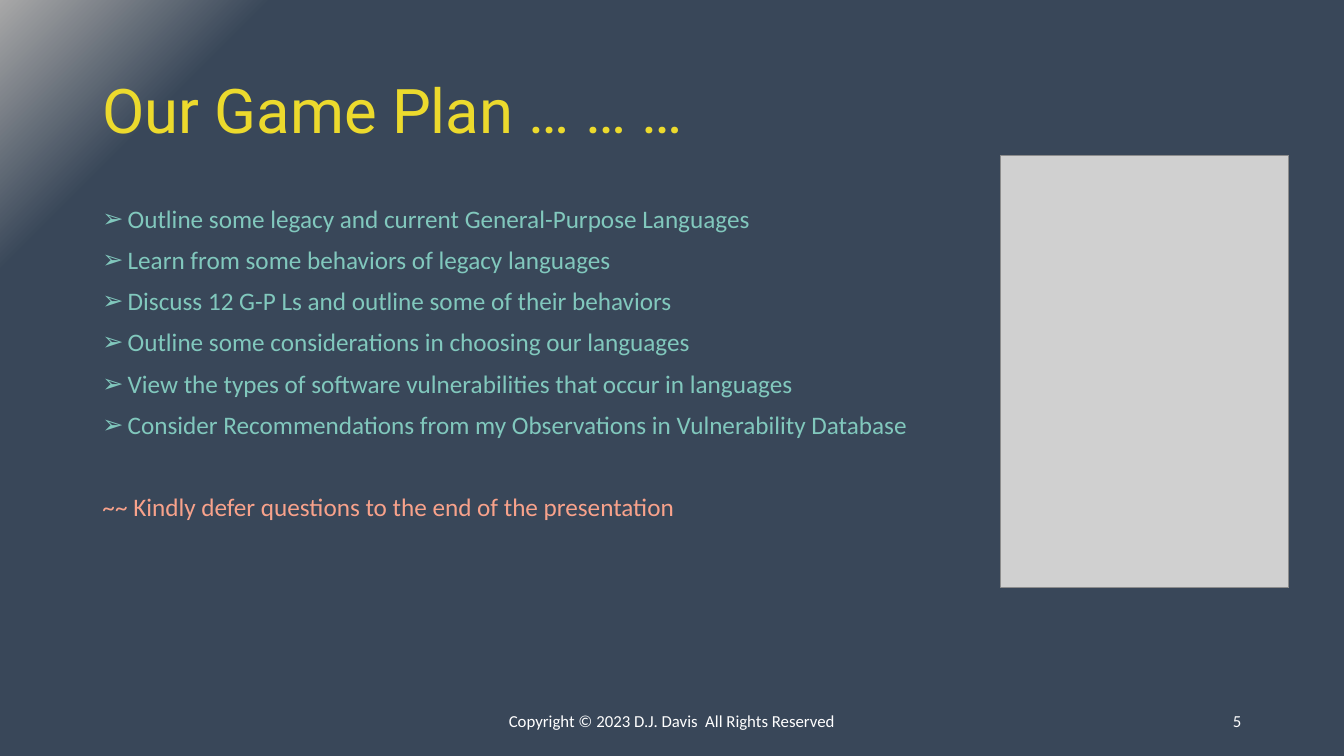
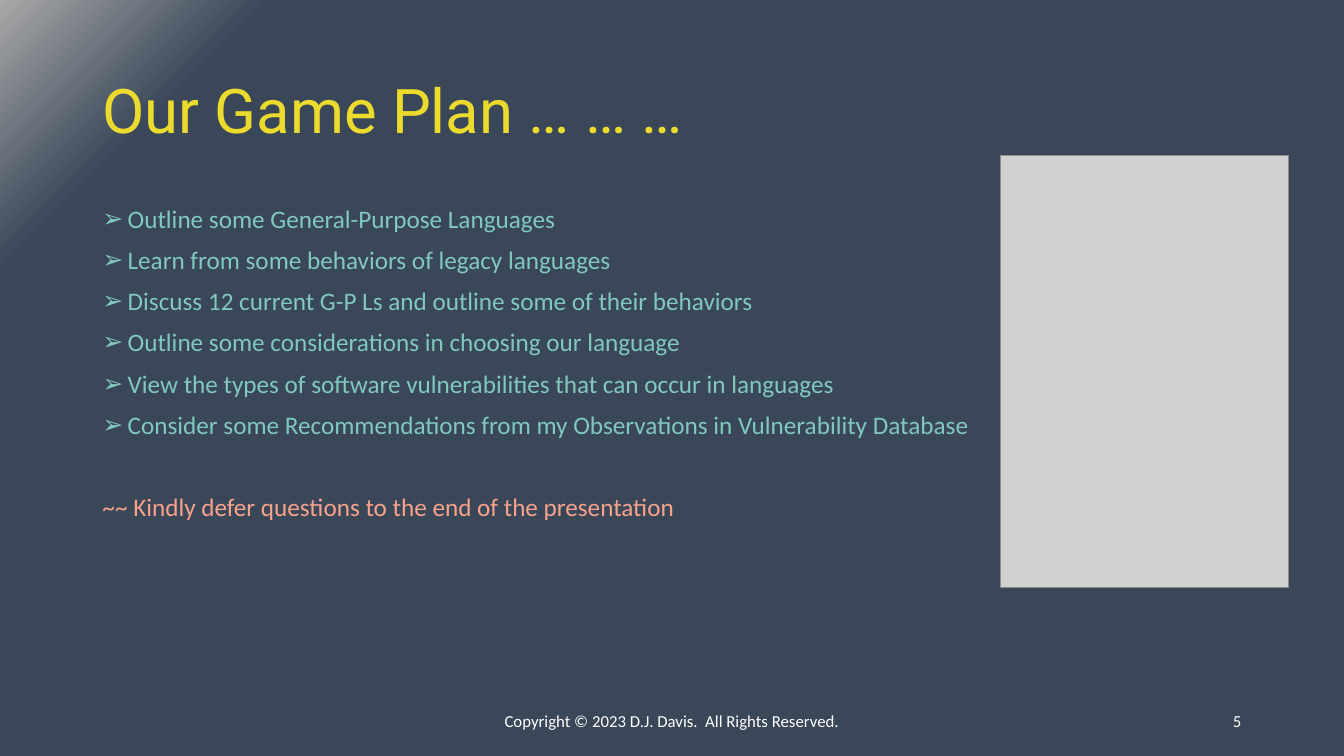
Before and after one commit to ipv3/DC31-BIC, a slide deck: slide 5 of Presentation.pptx. Drawn at 1344x756 pixels with LibreOffice and Linux fonts; fonts in the diff are those of the drawing; grey boxes stand for pictures. Boxes give left, top, right and bottom in pixels: in the first picture for what was removed or moved away, otherwise in the second. Text is boxed around its words. In the diff, an @@ line names an element or a change of style, - is before the commit and + after.

```diff
--- a/Presentation.pptx
+++ b/Presentation.pptx
@@ text at (128, 210, 555, 232): text changed @@
-➢ Outline some legacy and current General-Purpose Languages
+➢ Outline some General-Purpose Languages
@@ text at (128, 292, 968, 438): text changed @@
-➢ Discuss 12 G-P Ls and outline some of their behaviors
-➢ Outline some considerations in choosing our languages
-➢ View the types of software vulnerabilities that occur in languages
-➢ Consider Recommendations from my Observations in Vulnerability Database
+➢ Discuss 12 current G-P Ls and outline some of their behaviors
+➢ Outline some considerations in choosing our language
+➢ View the types of software vulnerabilities that can occur in languages
+➢ Consider some Recommendations from my Observations in Vulnerability Database
@@ text at (505, 715, 839, 730): text changed @@
-Copyright © 2023 D.J. Davis All Rights Reserved
+Copyright © 2023 D.J. Davis. All Rights Reserved.
```
Also in this commit, not shown: 51 other slides changed, 1 slide added, 1 slide removed, 1 other file.
